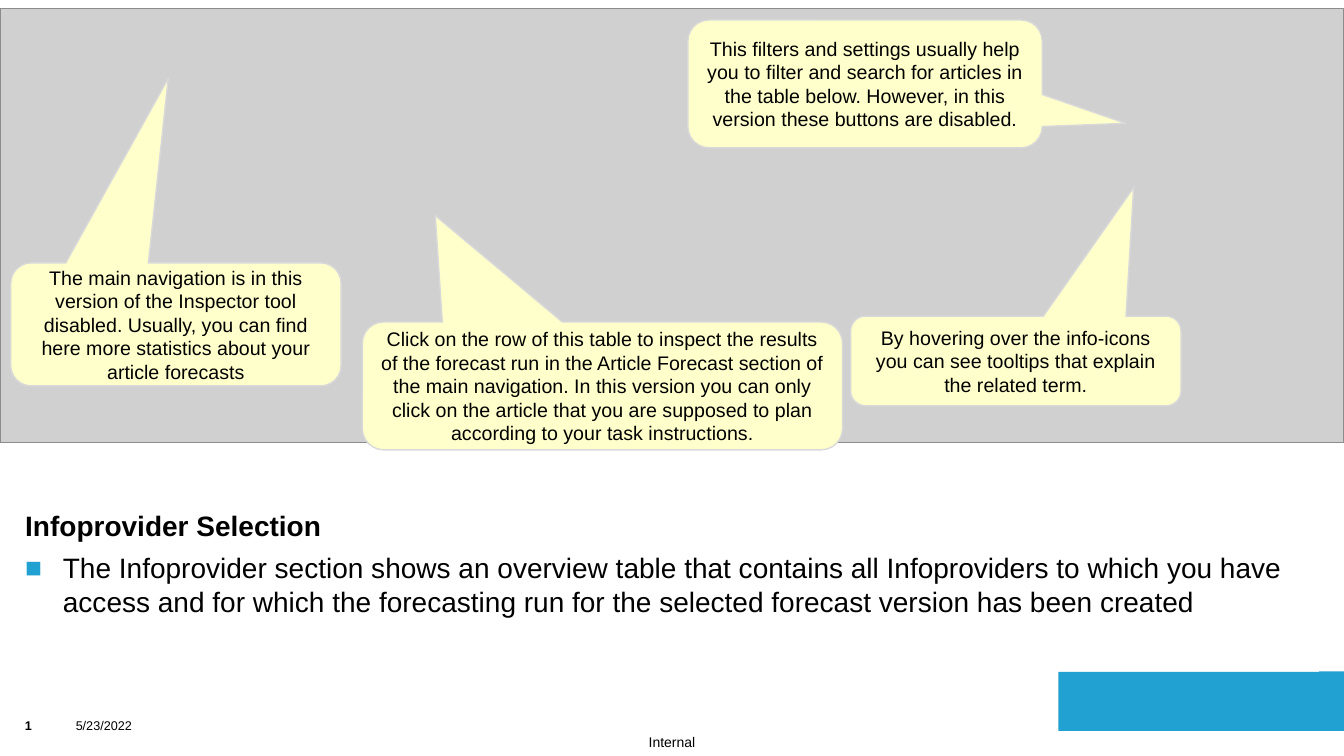
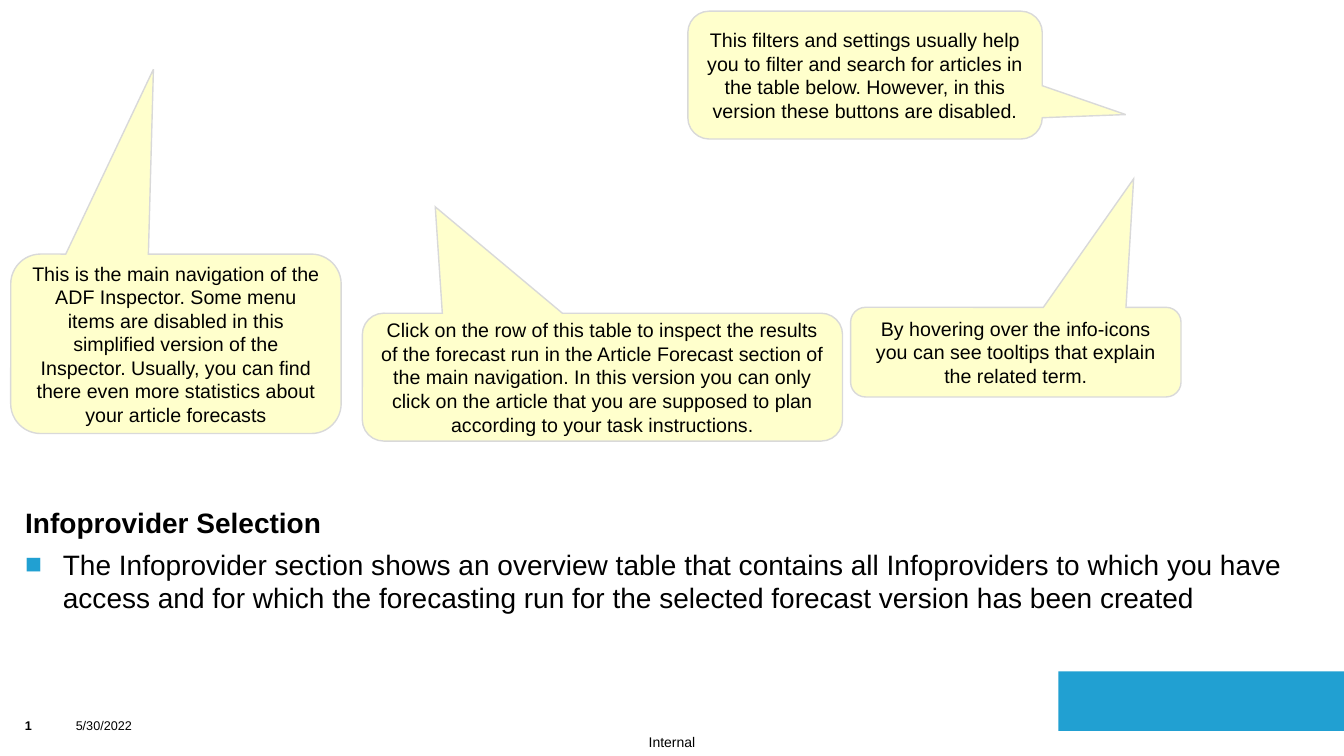
Before and after one commit to saskiaha/FSS_TeamProject, a slide deck: slide 1 of src/assets/ADFUserManual.pptx. Drawn at 1344x756 pixels with LibreOffice and Linux fonts; fonts in the diff are those of the drawing; grey boxes stand for pictures; background and template pictures are left out. Boxes give left, top, right and bottom in pixels: in the first picture for what was removed or moved away, otherwise in the second. Text is boxed around its words. In the diff, an @@ line names an element or a change of style, - is before the commit and + after.

```diff
--- a/src/assets/ADFUserManual.pptx
+++ b/src/assets/ADFUserManual.pptx
@@ picture removed at [0,9,1344,443] @@
@@ rounded speech box "This is the main navigation ...": place and size @@
-rounded speech box "This is the main navigation ..." at [11,263,342,386]
+rounded speech box "This is the main navigation ..." at [11,254,342,434]
@@ rounded speech box "This is the main navigation ..." at [11,254,342,434]: proportions changed @@
@@ text in rounded speech box at [32,266,319,426]: text changed @@
-The main navigation is in this version of the Inspector tool disabled. Usually, you can find here more statistics about your article forecasts
+This is the main navigation of the ADF Inspector. Some menu items are disabled in this simplified version of the Inspector. Usually, you can find there even more statistics about your article forecasts
@@ 3 rounded speech boxes: place and size @@
-3 rounded speech boxes at [362,20,1182,450]
+3 rounded speech boxes at [362,11,1182,442]
@@ text "Infoprovider Selection": place and size @@
-text "Infoprovider Selection" at [25,515,1281,617]
+text "Infoprovider Selection" at [25,512,1281,613]
@@ text at [76,721,132,730]: text changed @@
-5/23/2022
+5/30/2022
```
Also in this commit, not shown: 3 other slides changed, 11 other files.
